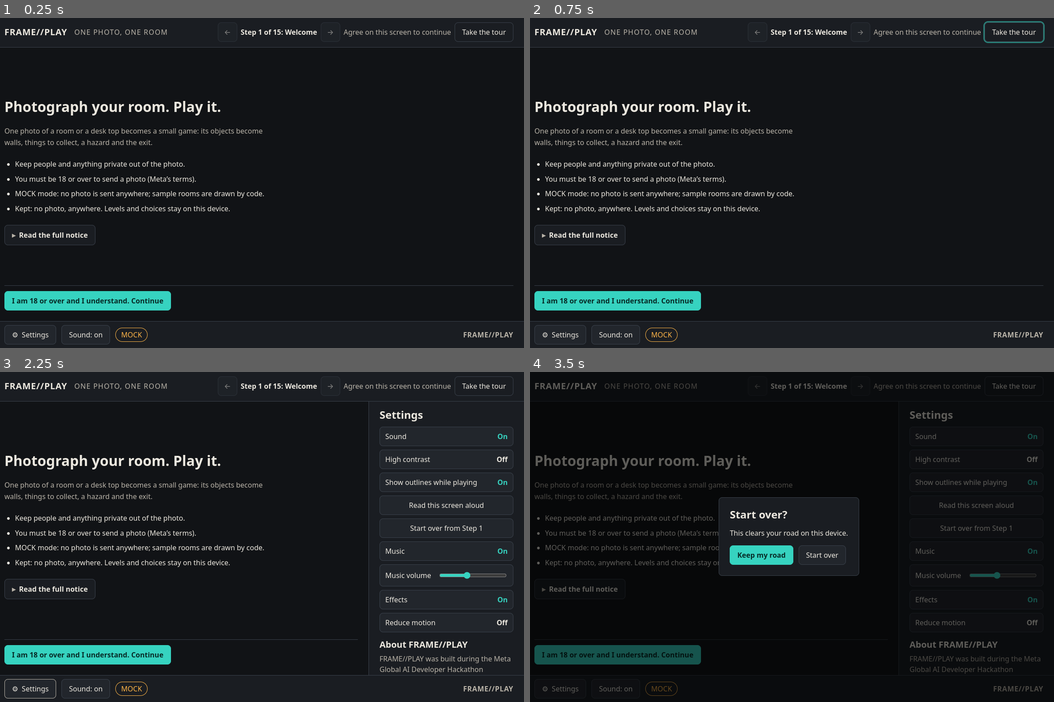
Above: before the commit, frames 1-4 (two rows, left to right).
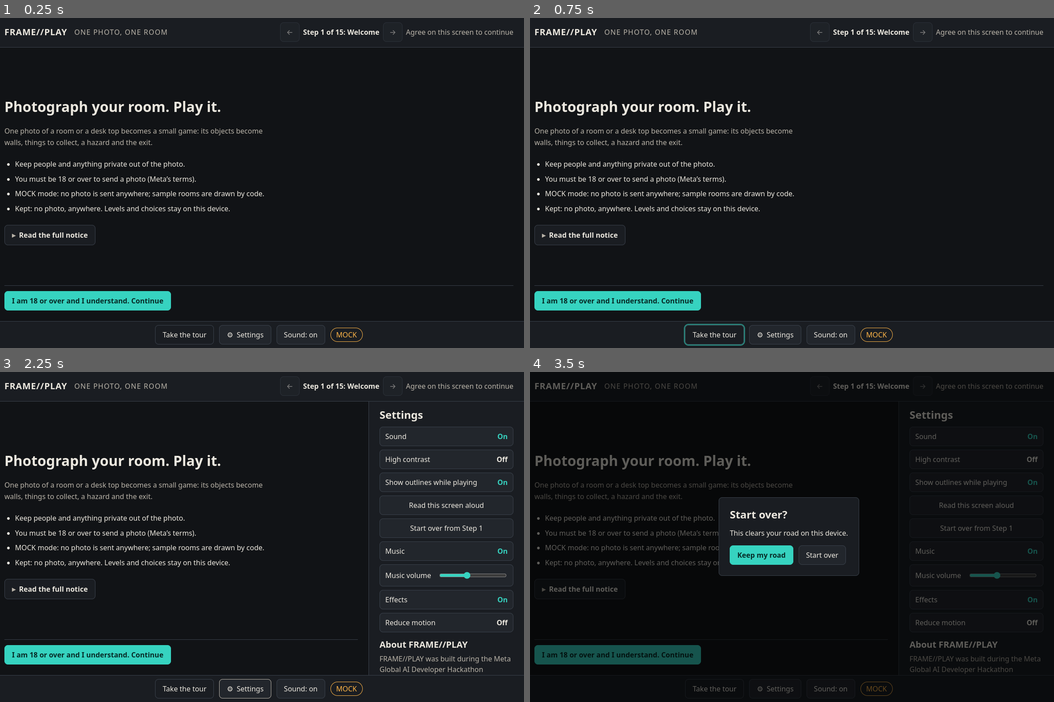
Above: after the commit, the same moments.

Repository: darkAbacus247/frame-play
Game: browser game, page index.html
The game is run twice, just before and just after one commit, with the same random seed, the same clock (stepped at 60 frames per second) and the same inputs.
Inputs (mouse positions are in pixels of both pictures, inside the frame that each line leads up to):
- Up to frame 1 (0.25 s): no input
- Up to frame 2 (0.75 s): click (786, 183) at 0.27 s
- Up to frame 3 (2.25 s): click (256, 570) at 1.07 s; tap Ctrl at 1.1, 1.6, 2.1 s; click (157, 504) at 1.67 s; click "⚙ Settings" at 2.02 s
- Up to frame 4 (3.5 s): click (896, 513) at 2.27 s; tap Ctrl at 2.6, 3.1 s; click (870, 652) at 2.87 s; click "Start over from Step 1" at 3.27 s; click (666, 672) at 3.47 s

The runs differ from the first frame. In frame 1, 1.1% of the frame differs, in the area x 0-98%, y 1-99%; in frame 2, 1.3%, in the area x 0-99%, y 0-100%; in frame 3, 1.1%; in frame 4, 0.7%.

Commit message:
A2: the footer: Take the tour moves from the header into the footer, first, with Settings, Sound and the mode badge, all centred as one group (they wrap centred when zoomed); the footer's FRAME//PLAY wordmark is gone, the header carrying the name; the header keeps the counter and the arrows; the tour still starts only when invited (from the footer or its 45-second offer) and its button still pulses once on a first visit, never with reduced motion
Co-Authored-By: Claude Opus 5.5 <noreply@anthropic.com>

Diff:
--- a/app.js
+++ b/app.js
@@ -444,18 +444,20 @@
   // in MOCK no photo can make your own room, so its step names the one way on
   const mockOwn = r.step === R.OWN_STEP && A.mode !== 'live' && A.mode !== 'rehearsal';
   const why = el('span', { class: 'why', text: fw.ok || r.step >= R.FREE_PLAY ? '' : A.missingWhy || (mockOwn ? 'Continue to the end to go on' : fw.why) });
+  $('road').replaceChildren(back, counter, next, why);
+}
+
+// The footer: Take the tour, Settings, Sound and the mode, centred as one
+// group (the header already carries the name)
+function renderDock() {
   const pulse = !A.pulsed && shouldPulse({ firstVisit: A.firstVisit, reducedMotion: reducedMotion() });
   A.pulsed = true;
-  const tourBtn = el('button', {
-    type: 'button', class: `btn quiet tour-btn${pulse ? ' pulse-once' : ''}`, 'aria-pressed': String(A.tour.on),
-    tip: A.tour.on ? 'Ends the tour' : 'A short guided tour, one step at a time',
-    text: A.tour.on ? 'End the tour' : 'Take the tour', onclick: toggleTour,
-  });
-  $('road').replaceChildren(back, counter, next, why, tourBtn);
-}
-
-function renderDock() {
   $('dock').replaceChildren(
+    el('button', {
+      type: 'button', class: `btn quiet tour-btn${pulse ? ' pulse-once' : ''}`, 'aria-pressed': String(A.tour.on),
+      tip: A.tour.on ? 'Ends the tour' : 'A short guided tour, one step at a time',
+      text: A.tour.on ? 'End the tour' : 'Take the tour', onclick: toggleTour,
+    }),
     el('button', {
       type: 'button', class: 'btn', 'aria-expanded': String(A.drawerOpen), 'aria-controls': 'drawer',
       tip: A.drawerOpen ? 'Close the settings' : 'Open the settings', onclick: toggleDrawer,
@@ -465,7 +467,6 @@
       onclick: () => setSoundOn(!audio.on), text: `Sound: ${audio.on ? 'on' : 'off'}`,
     }),
     el('span', { class: `mode-chip ${A.mode}`, text: A.mode.toUpperCase() }),
-    el('span', { class: 'mark', text: 'FRAME//PLAY' }),
   );
 }
 
@@ -1571,7 +1572,7 @@
   A.tour.on = true;
   writePref('tour', true);
   hideOffer();
-  renderHeader();
+  renderDock();
   updateTour();
   say('Tour on. ' + (tourNow() || { line: '' }).line);
 }
@@ -1582,7 +1583,7 @@
   writePref('tour', false);
   clearVeil();
   $('tour-strip').replaceChildren();
-  renderHeader();
+  renderDock();
 }
 
 function toggleTour() {
--- a/styles.css
+++ b/styles.css
@@ -101,22 +101,19 @@
   padding: var(--s4) var(--pad);
 }
 /* zoomed in, the dock wraps rather than squeezing a control narrower than
-   its words; the header's buttons likewise keep their own width */
+   its words; the header's buttons likewise keep their own width. Its
+   controls (Take the tour, Settings, Sound, the mode) are one centred group */
 .dock {
   display: flex;
   flex-wrap: wrap;
   align-items: center;
+  justify-content: center;
   gap: var(--s2) var(--s3);
   padding: var(--s2) var(--pad);
   background: var(--panel);
   border-top: 1px solid var(--line);
 }
 .dock > *, .top .road > .btn { flex-shrink: 0; }
-.dock .mark { margin-left: auto; font-weight: 800; letter-spacing: 0.04em; color: var(--muted); }
-/* narrow (200% zoom and phones): the header already carries the name */
-@media (max-width: 479px) {
-  .dock .mark { display: none; }
-}
 /* grid places only ever hold under their own grid, so no other screen
    can be pulled into a stray column (tests/layout.test.js) */
 .app > .top { grid-area: header; }
--- a/tests/cards.test.js
+++ b/tests/cards.test.js
@@ -62,7 +62,7 @@
 
 test('Settings shows the About words, never folded', async () => {
   const app = await at(END);
-  app.$('dock').querySelectorAll('button')[0].click();
+  app.$('dock').querySelectorAll('button')[1].click(); // Settings, after Take the tour
   await app.settle(3);
   const drawer = app.$('drawer');
   assert.equal(drawer.querySelectorAll('details').length, 0);
--- /dev/null
+++ b/tests/footer.test.js
@@ -0,0 +1,61 @@
+// A2: the footer holds Take the tour, Settings, Sound and the mode badge,
+// centred as one group, and no wordmark (the header carries the name); the
+// header keeps the counter and the arrows. The tour still starts only when
+// invited, from the footer or from its 45-second offer.
+import test from 'node:test';
+import assert from 'node:assert/strict';
+import { readFileSync } from 'node:fs';
+import { bootApp, nameOf } from './apphost.js';
+import { styleOf, MAIN_CHAIN } from './layoutmodel.js';
+import { OFFER_AFTER_MS, offerDue } from '../src/tour.js';
+
+test('the footer: Take the tour, Settings, Sound and the mode, and no FRAME//PLAY', async () => {
+  const app = await bootApp({ mode: 'mock' });
+  const dock = app.$('dock');
+  const names = dock.children.map((c) => nameOf(c));
+  assert.deepEqual(names, ['Take the tour', '⚙Settings', 'Sound: on', 'MOCK']);
+  assert.ok(!names.some((n) => /FRAME\/\/PLAY/.test(n)), 'no wordmark in the footer');
+  // the header: the arrows and the counter, no tour button
+  const road = app.$('road');
+  assert.equal(road.querySelectorAll('.tour-btn').length, 0);
+  assert.equal(road.querySelectorAll('button').length, 2);
+  assert.match(app.counter(), /^Step 1/);
+  assert.equal(app.$('top').querySelector('.brand').textContent, 'FRAME//PLAY');
+  // the tour only when invited: off on arrival, on from the footer, off again
+  const tour = dock.querySelector('.tour-btn');
+  assert.equal(tour.getAttribute('aria-pressed'), 'false');
+  assert.equal(app.$('tour-strip').children.length, 0);
+  tour.click();
+  await app.settle(2);
+  const on = app.$('dock').querySelector('.tour-btn');
+  assert.equal(on.getAttribute('aria-pressed'), 'true');
+  assert.equal(nameOf(on), 'End the tour');
+  assert.ok(app.$('tour-strip').children.length > 0, 'the tour strip shows its line');
+  on.click();
+  await app.settle(2);
+  assert.equal(nameOf(app.$('dock').querySelector('.tour-btn')), 'Take the tour');
+  assert.equal(app.$('tour-strip').children.length, 0);
+});
+
+test('the footer is one centred group at every window', () => {
+  for (const [vw, vh] of [[839, 945], [1259, 1418], [559, 630], [420, 472]]) {
+    const st = styleOf([MAIN_CHAIN[0], MAIN_CHAIN[1], MAIN_CHAIN[2], { tag: 'footer', cls: ['dock'] }], vw, vh);
+    assert.equal(st.display, 'flex');
+    assert.equal(st['justify-content'], 'center', `${vw}x${vh}`);
+    assert.equal(st['flex-wrap'], 'wrap');
+  }
+  const css = readFileSync(new URL('../styles.css', import.meta.url), 'utf8');
+  assert.doesNotMatch(css, /\.dock \.mark/, 'no wordmark rule left, so nothing pushes the group aside');
+  assert.doesNotMatch(css, /\.dock[^{]*\{[^}]*margin-left: auto/);
+});
+
+test('the 45-second offer still opens by itself, once', () => {
+  const base = { now: 100000, lastProgress: 100000 - OFFER_AFTER_MS, offered: false, tourOn: false, cardOpen: false, step: 2, notOn: null };
+  assert.equal(offerDue(base), true);
+  assert.equal(offerDue({ ...base, offered: true }), false);
+  const app = readFileSync(new URL('../app.js', import.meta.url), 'utf8');
+  assert.match(app, /'New here\? Take the tour\.'/);
+  // starting or ending the tour redraws the footer, where its button is
+  const start = app.slice(app.indexOf('function startTour()'), app.indexOf('function toggleTour()'));
+  assert.equal((start.match(/renderDock\(\)/g) || []).length, 2);
+});
--- a/tests/layoutmodel.js
+++ b/tests/layoutmodel.js
@@ -394,7 +394,7 @@
 export const MAIN_CHAIN = [{ tag: 'html', cls: [] }, { tag: 'body', cls: [] }, { tag: 'div', cls: ['app'] }, { tag: 'main', cls: [] }];
 
 // The header for a step and the dock, as app.js draws them.
-export function header({ lap, counter, why, tourOn = false, band = null }) {
+export function header({ lap, counter, why, band = null }) {
   return el('header', { class: 'top' }, [
     el('span', { class: 'brand', text: 'FRAME//PLAY' }),
     el('span', { class: 'lap', text: lap }),
@@ -403,17 +403,16 @@
       el('span', { class: 'counter', text: counter }),
       el('button', { type: 'button', class: 'btn icon-btn' }, [el('span', { text: '→' })]),
       el('span', { class: 'why', text: why }),
-      el('button', { type: 'button', class: 'btn quiet tour-btn', text: tourOn ? 'End the tour' : 'Take the tour' }),
     ]),
     band ? el('p', { class: 'band', text: band }) : null,
   ]);
 }
-export function dock(mode, sound = 'on') {
+export function dock(mode, sound = 'on', tourOn = false) {
   return el('footer', { class: 'dock' }, [
+    el('button', { type: 'button', class: 'btn quiet tour-btn', text: tourOn ? 'End the tour' : 'Take the tour' }),
     el('button', { type: 'button', class: 'btn' }, [el('span', { text: '⚙' }), el('span', { text: 'Settings' })]),
     el('button', { type: 'button', class: 'btn', text: `Sound: ${sound}` }),
     el('span', { class: `mode-chip ${mode}`, text: mode.toUpperCase() }),
-    el('span', { class: 'mark', text: 'FRAME//PLAY' }),
   ]);
 }
 
--- a/tests/pause.test.js
+++ b/tests/pause.test.js
@@ -76,11 +76,11 @@
   const { paused } = played.last;
   assert.equal(paused(), false, 'playing');
   const dock = () => app.$('dock').querySelectorAll('button');
-  dock()[0].click(); // Settings
+  dock()[1].click(); // Settings
   assert.equal(paused(), true, 'the settings drawer is open');
   app.$('drawer').querySelectorAll('button').find((b) => b.textContent === 'Start over from Step 1').click();
   assert.ok(app.cardOpen(), 'Start over?');
-  dock()[0].click(); // the drawer closes; the card stays
+  dock()[1].click(); // the drawer closes; the card stays
   assert.equal(paused(), true, 'the Start over card is open');
   app.cardPrimary().click(); // Keep my road
   assert.equal(paused(), false, 'back to the round');
